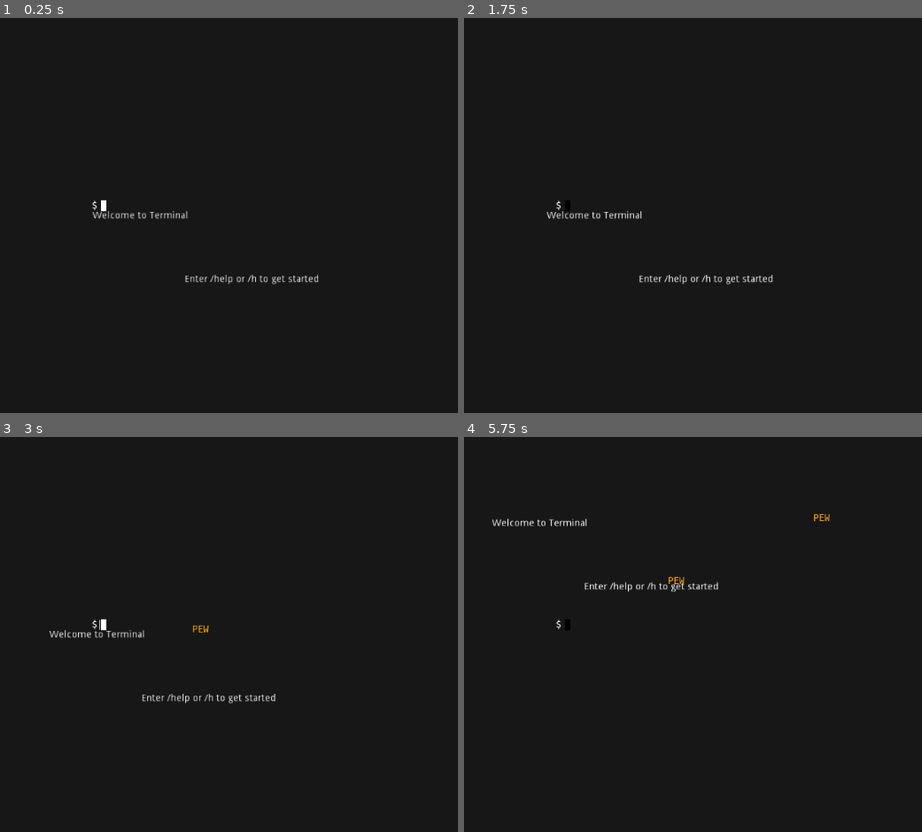
Above: before the commit, frames 1-4 (two rows, left to right).
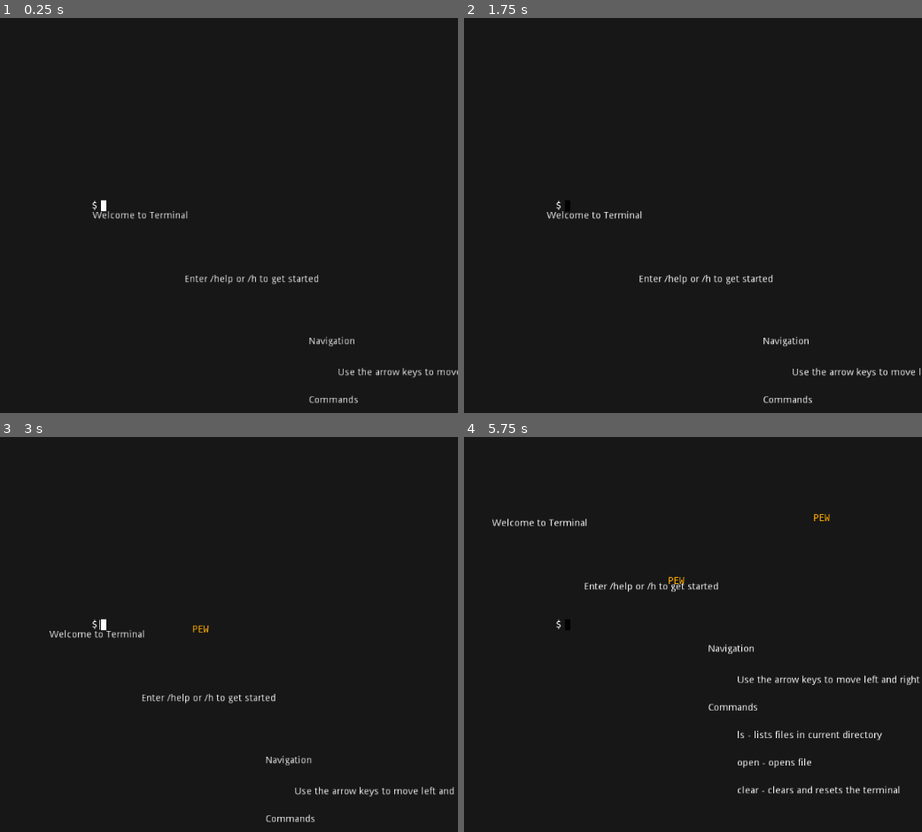
Above: after the commit, the same moments.

Repository: jaydubbyasee/ld45terminal
Game: Godot game, scene res://scenes/levels/Level_01_Tutorial.tscn
Same seed, same stepped clock (60 frames per second), same inputs: the game is played once before the commit and once after it.
Inputs (mouse positions are in pixels of both pictures, inside the frame that each line leads up to):
- Up to frame 1 (0.25 s): no input
- Up to frame 2 (1.75 s): click (670, 207) at 0.52 s; type "12" at 0.6 s; tap Enter (ui_accept) at 1.25 s; hold Right (ui_right) from 1.28 s (still down); tap I (insert_mode) at 1.35 s; tap Space (jump) at 1.52 s
- Up to frame 3 (3 s): tap D (shoot) at 2.1 s; tap Space (jump) at 2.27 s; release Right (ui_right) at 2.78 s; hold Left (ui_left) from 2.78 s (still down); tap I (insert_mode) at 2.85 s
- Up to frame 4 (5.75 s): tap Enter (ui_accept) at 3.5 s; release Left (ui_left) at 3.53 s; hold Right (ui_right) 3.53-5.03 s; tap D (shoot) at 3.6, 5.1 s; tap Space (jump) at 3.77, 4.52, 5.27 s; tap I (insert_mode) at 4.35 s; hold Left (ui_left) from 5.03 s (still down)

The runs differ from the first frame. In frame 1, 0.4% of the frame differs, in the area x 67-100%, y 80-98%; in frame 2, 0.5%; in frame 3, 0.5%; in frame 4, 1.3%, in the area x 53-100%, y 52-91%.

Commit message:
Started creating tutorial level

Diff:
--- /dev/null
+++ b/scenes/levels/Level_01_Tutorial.gd
@@ -0,0 +1,18 @@
+extends Node2D
+
+# Called when the node enters the scene tree for the first time.
+func _ready():
+	pass # Replace with function body.
+
+# Called every frame. 'delta' is the elapsed time since the previous frame.
+#func _process(delta):
+#	pass
+
+func _on_player_enters_help_trigger(body_id, body, body_shape, area_shape):
+
+	var cursor_boy = get_node("CursorBoy")
+
+	if cursor_boy == body:
+		print("player entered")
+
+	pass # Replace with function body.
--- a/scenes/levels/Level_01_Tutorial.tscn
+++ b/scenes/levels/Level_01_Tutorial.tscn
@@ -1,8 +1,9 @@
-[gd_scene load_steps=6 format=2]
+[gd_scene load_steps=8 format=2]
 
-[ext_resource path="res://CursorBoy.tscn" type="PackedScene" id=1]
-[ext_resource path="res://scripts/collidable_label.gd" type="Script" id=2]
-[ext_resource path="res://scenes/levels/HelpTrigger.gd" type="Script" id=3]
+[ext_resource path="res://scenes/levels/Level_01_Tutorial.gd" type="Script" id=1]
+[ext_resource path="res://CursorBoy.tscn" type="PackedScene" id=2]
+[ext_resource path="res://scripts/collidable_label.gd" type="Script" id=3]
+[ext_resource path="res://scenes/levels/HelpTrigger.gd" type="Script" id=4]
 
 [sub_resource type="RectangleShape2D" id=1]
 extents = Vector2( 3.99892, 7.56165 )
@@ -10,9 +11,13 @@
 [sub_resource type="RectangleShape2D" id=2]
 extents = Vector2( 175.014, 88.6747 )
 
+[sub_resource type="RectangleShape2D" id=3]
+extents = Vector2( 50, 34 )
+
 [node name="Level01_Tutorial" type="Node2D"]
+script = ExtResource( 1 )
 
-[node name="CursorBoy" parent="." instance=ExtResource( 1 )]
+[node name="CursorBoy" parent="." instance=ExtResource( 2 )]
 editor/display_folded = true
 position = Vector2( 21.7078, 29.8747 )
 
@@ -33,13 +38,95 @@
 margin_right = 333.362
 margin_bottom = 148.604
 text = "Enter /help or /h to get started"
-script = ExtResource( 2 )
+script = ExtResource( 3 )
 
 [node name="HelpTrigger" type="Area2D" parent="."]
+position = Vector2( 96.1257, 75.8678 )
+script = ExtResource( 4 )
+
+[node name="CollisionShape2D" type="CollisionShape2D" parent="HelpTrigger"]
+position = Vector2( 76.4565, 20.0119 )
+shape = SubResource( 2 )
+
+[node name="CollidableLabel2" type="Label" parent="."]
+margin_left = 360.0
+margin_top = 350.0
+margin_right = 569.0
+margin_bottom = 364.0
+text = "ls - lists files in current directory"
 script = ExtResource( 3 )
 
-[node name="CollisionShape2D" type="CollisionShape2D" parent="HelpTrigger"]
-position = Vector2( 176.157, 87.5382 )
-shape = SubResource( 2 )
+[node name="CollidableLabel" type="Label" parent="."]
+margin_left = 320.0
+margin_top = 510.0
+margin_right = 402.0
+margin_bottom = 524.0
+text = "absi29alff.txt"
+script = ExtResource( 3 )
+
+[node name="CollidableLabel3" type="Label" parent="."]
+margin_left = 320.0
+margin_top = 560.0
+margin_right = 369.0
+margin_bottom = 574.0
+text = "file2.txt"
+script = ExtResource( 3 )
+
+[node name="CollidableLabel4" type="Label" parent="."]
+margin_left = 320.0
+margin_top = 610.0
+margin_right = 388.0
+margin_bottom = 624.0
+text = "level02.txt"
+script = ExtResource( 3 )
+
+[node name="CollidableLabel5" type="Label" parent="."]
+margin_left = 318.36
+margin_top = 310.0
+margin_right = 390.36
+margin_bottom = 324.0
+text = "Commands"
+script = ExtResource( 3 )
+
+[node name="CollidableLabel6" type="Label" parent="."]
+margin_left = 318.36
+margin_top = 224.526
+margin_right = 385.36
+margin_bottom = 238.526
+text = "Navigation"
+script = ExtResource( 3 )
+
+[node name="CollidableLabel7" type="Label" parent="."]
+margin_left = 360.0
+margin_top = 270.0
+margin_right = 624.0
+margin_bottom = 284.0
+text = "Use the arrow keys to move left and right"
+script = ExtResource( 3 )
+
+[node name="CollidableLabel8" type="Label" parent="."]
+margin_left = 360.0
+margin_top = 390.0
+margin_right = 468.0
+margin_bottom = 404.0
+rect_pivot_offset = Vector2( 64.2882, 26.8959 )
+text = "open - opens file"
+script = ExtResource( 3 )
+
+[node name="Level2Trigger" type="Area2D" parent="."]
+position = Vector2( 320, 610 )
+
+[node name="CollisionShape2D" type="CollisionShape2D" parent="Level2Trigger"]
+position = Vector2( 40, 10 )
+shape = SubResource( 3 )
+
+[node name="CollidableLabel9" type="Label" parent="."]
+margin_left = 360.0
+margin_top = 430.0
+margin_right = 400.0
+margin_bottom = 444.0
+text = "clear - clears and resets the terminal"
+script = ExtResource( 3 )
+[connection signal="body_shape_entered" from="HelpTrigger" to="." method="_on_player_enters_help_trigger"]
 
 [editable path="CursorBoy"]
Not shown: 1 places in scenes/levels/Level_01_Tutorial.tscn that only renumber resources
